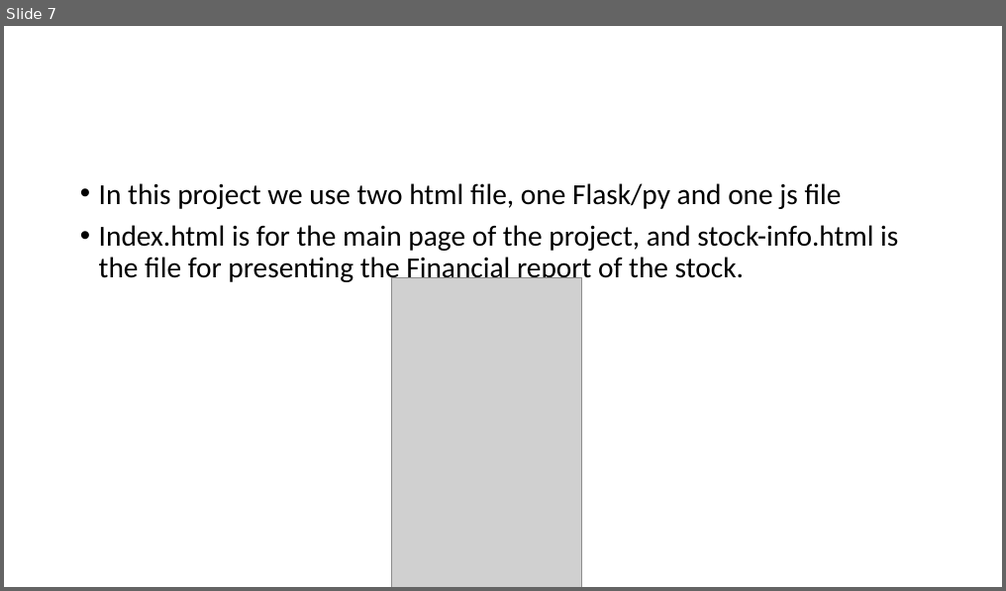
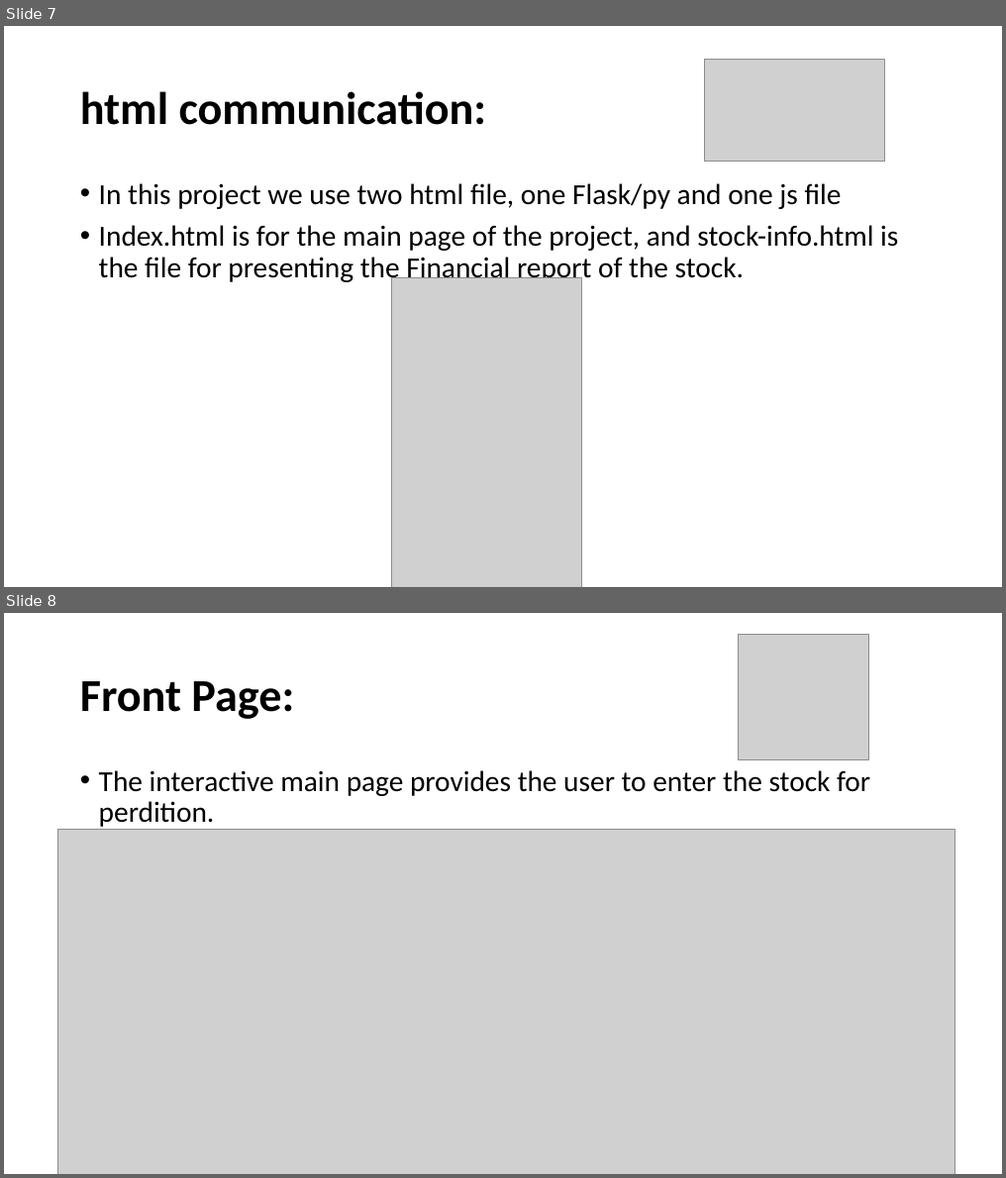
Before and after one commit to ahmadfarouk/FinalProject, a slide deck: Presentation.pptx. Shown one above the other, each under a label of ours: slide 7 before the commit, slides 7 and 8 after it. The pictures are 1006x591 and 1006x1178 pixels, drawn with LibreOffice and Linux fonts; fonts in the diff are those of the drawing; grey boxes stand for pictures. Boxes give left, top, right and bottom in pixels: in the first picture for what was removed or moved away, otherwise in the second. Text is boxed around its words. In the diff, an @@ line names an element or a change of style, - is before the commit and + after.

```diff
--- a/Presentation.pptx
+++ b/Presentation.pptx
@@ slide 8 added at <box>4,613,1002,1174</box>, background #FFFFFF @@
@@ picture added at <box>738,634,868,761</box> @@
@@ title added at <box>80,681,294,719</box>, 44 pt, text #000000, bold @@
+Front Page:
@@ text added at <box>99,770,870,830</box>, 28 pt, text #000000 @@
+• The interactive main page provides the user to enter the stock for perdition.
@@ picture added at <box>57,830,954,1174</box> @@
@@ slide 7 changed as well @@
@@ picture added at <box>704,59,884,161</box> @@
@@ title added at <box>80,91,487,125</box>, 44 pt, text #000000, bold @@
+html communication:
```
Also in this commit, not shown: 6 other slides changed, 1 other slide added, 1 slide removed.
